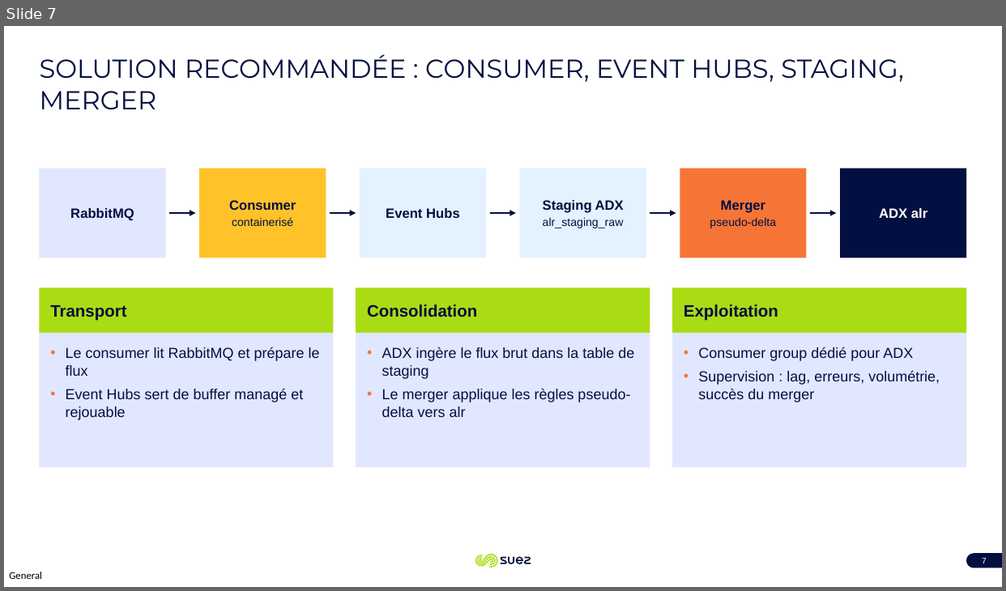
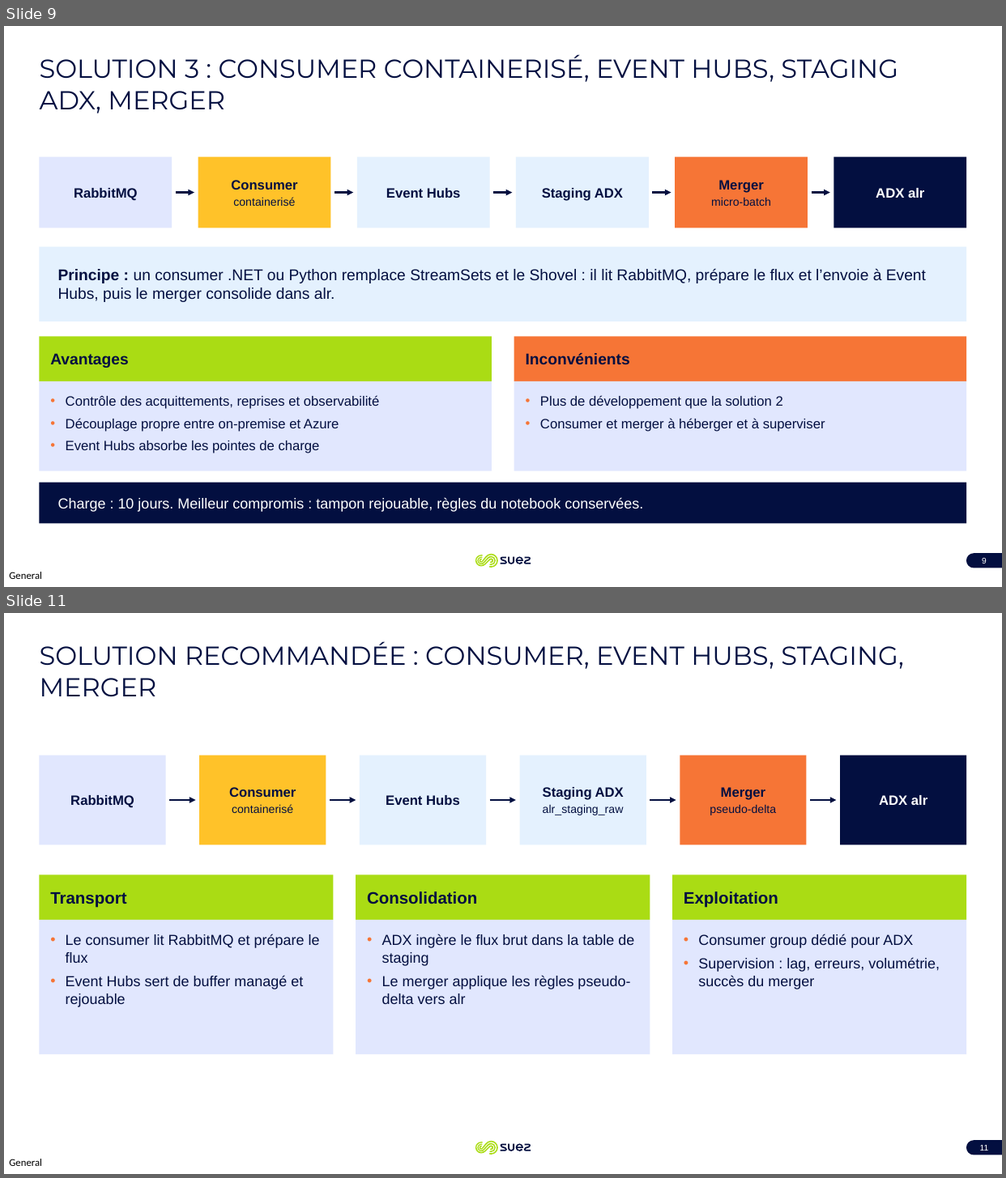
Before and after one commit to philfon/Pres, a slide deck: Presentation_ADX_synthese.pptx. Shown one above the other, each under a label of ours: slide 7 before the commit, slides 9 and 11 after it; the slides between them are not shown. The pictures are 1006x591 and 1006x1178 pixels, drawn with LibreOffice and Linux fonts; fonts in the diff are those of the drawing. Boxes give left, top, right and bottom in pixels: in the first picture for what was removed or moved away, otherwise in the second. Text is boxed around its words. In the diff, an @@ line names an element or a change of style, - is before the commit and + after.

```diff
--- a/Presentation_ADX_synthese.pptx
+++ b/Presentation_ADX_synthese.pptx
@@ slide 9 added at (x1=4, y1=26, x2=1002, y2=587), background #FFFFFF; not listed: 3 template elements that a slide beside it also shows @@
@@ title added at (x1=40, y1=54, x2=898, y2=113), 25 pt, text none @@
+SOLUTION 3 : CONSUMER CONTAINERISÉ, EVENT HUBS, STAGING ADX, MERGER
@@ rectangle added at (x1=39, y1=157, x2=172, y2=228), fill #E1E7FE, 13 pt, text #030F40, bold @@
+RabbitMQ
@@ rectangle added at (x1=198, y1=157, x2=330, y2=228), fill #FFC229, 11 pt, text #030F40 @@
+Consumer
+containerisé
@@ rectangle added at (x1=357, y1=157, x2=490, y2=228), fill #E4F1FE, 13 pt, text #030F40, bold @@
+Event Hubs
@@ rectangle added at (x1=516, y1=157, x2=649, y2=228), fill #E4F1FE, 13 pt, text #030F40, bold @@
+Staging ADX
@@ rectangle added at (x1=675, y1=157, x2=808, y2=228), fill #F67536, 11 pt, text #030F40 @@
+Merger
+micro-batch
@@ rectangle added at (x1=834, y1=157, x2=967, y2=228), fill #030F40, 13 pt, text #FFFFFF, bold @@
+ADX alr
@@ arrow added from (176, 193) to (194, 193), #030F40 1.75 pt @@
@@ arrow added from (335, 193) to (354, 193), #030F40 1.75 pt @@
@@ arrow added from (493, 193) to (513, 193), #030F40 1.75 pt @@
@@ arrow added from (652, 193) to (671, 193), #030F40 1.75 pt @@
@@ arrow added from (812, 193) to (830, 193), #030F40 1.75 pt @@
@@ rectangle added at (x1=39, y1=247, x2=967, y2=322), fill #E4F1FE, 15 pt, text #030F40 @@
+Principe : un consumer .NET ou Python remplace StreamSets et le Shovel : il lit RabbitMQ, prépare le flux et l’envoie à Event Hubs, puis le merger consolide dans alr.
@@ rectangle added at (x1=39, y1=337, x2=492, y2=382), fill #AADC14, 15 pt, text #030F40, bold @@
+Avantages
@@ rectangle added at (x1=514, y1=337, x2=967, y2=382), fill #F67536, 15 pt, text #030F40, bold @@
+Inconvénients
@@ rectangle added at (x1=39, y1=382, x2=492, y2=472), fill #E1E7FE, 13 pt, text #030F40 @@
+• Contrôle des acquittements, reprises et observabilité
+• Découplage propre entre on-premise et Azure
+• Event Hubs absorbe les pointes de charge
@@ rectangle added at (x1=514, y1=382, x2=967, y2=472), fill #E1E7FE, 13 pt, text #030F40 @@
+• Plus de développement que la solution 2
+• Consumer et merger à héberger et à superviser
@@ rectangle added at (x1=39, y1=483, x2=967, y2=524), fill #030F40, 14 pt, text #FFFFFF @@
+Charge : 10 jours. Meilleur compromis : tampon rejouable, règles du notebook conservées.
@@ page number added at (x1=967, y1=554, x2=1002, y2=569), fill #030F40, 8 pt, text #FFFFFF @@
+9
@@ what was slide 7 is now slide 11 @@
@@ page number at (x1=980, y1=1145, x2=989, y2=1151): text changed @@
-7
+11
```
Also in this commit, not shown: 3 other slides added.
